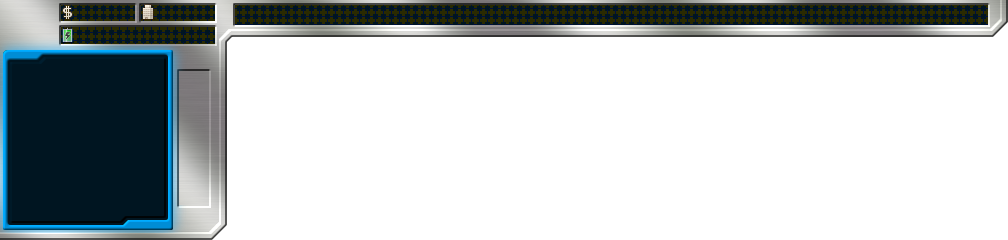
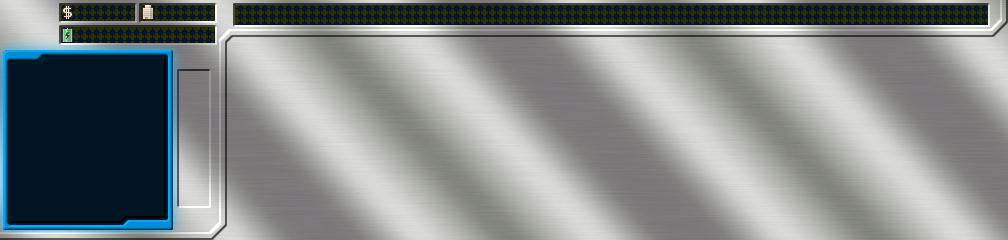
Before/after of a 1008 x 240 layered artwork. What changed in the layer stack:
"Label BG": opacity 100% → 98%, painted on it over [61, 5, 988, 44]
painted on "Border" over [59, 5, 1008, 240]
